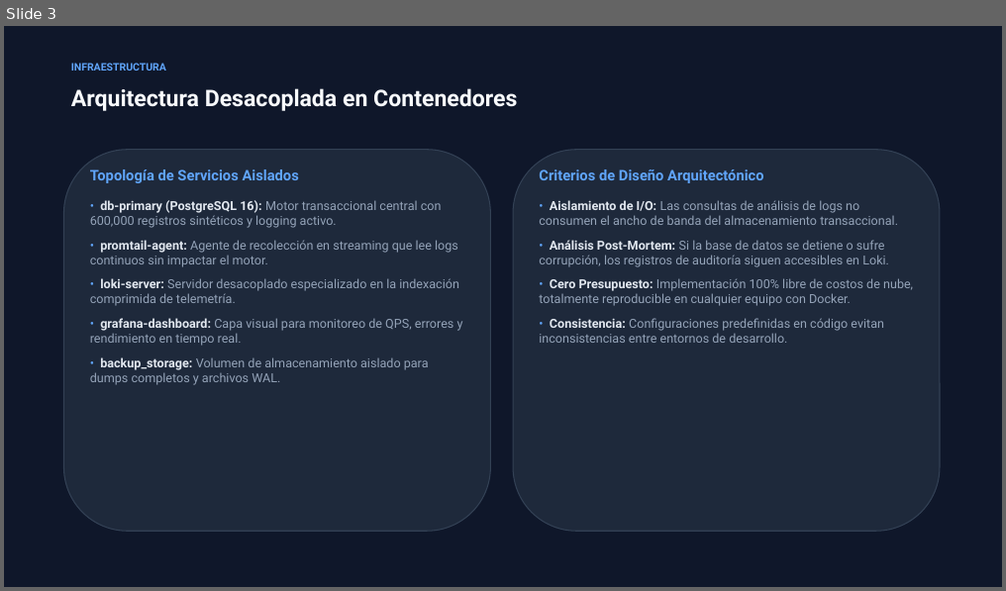
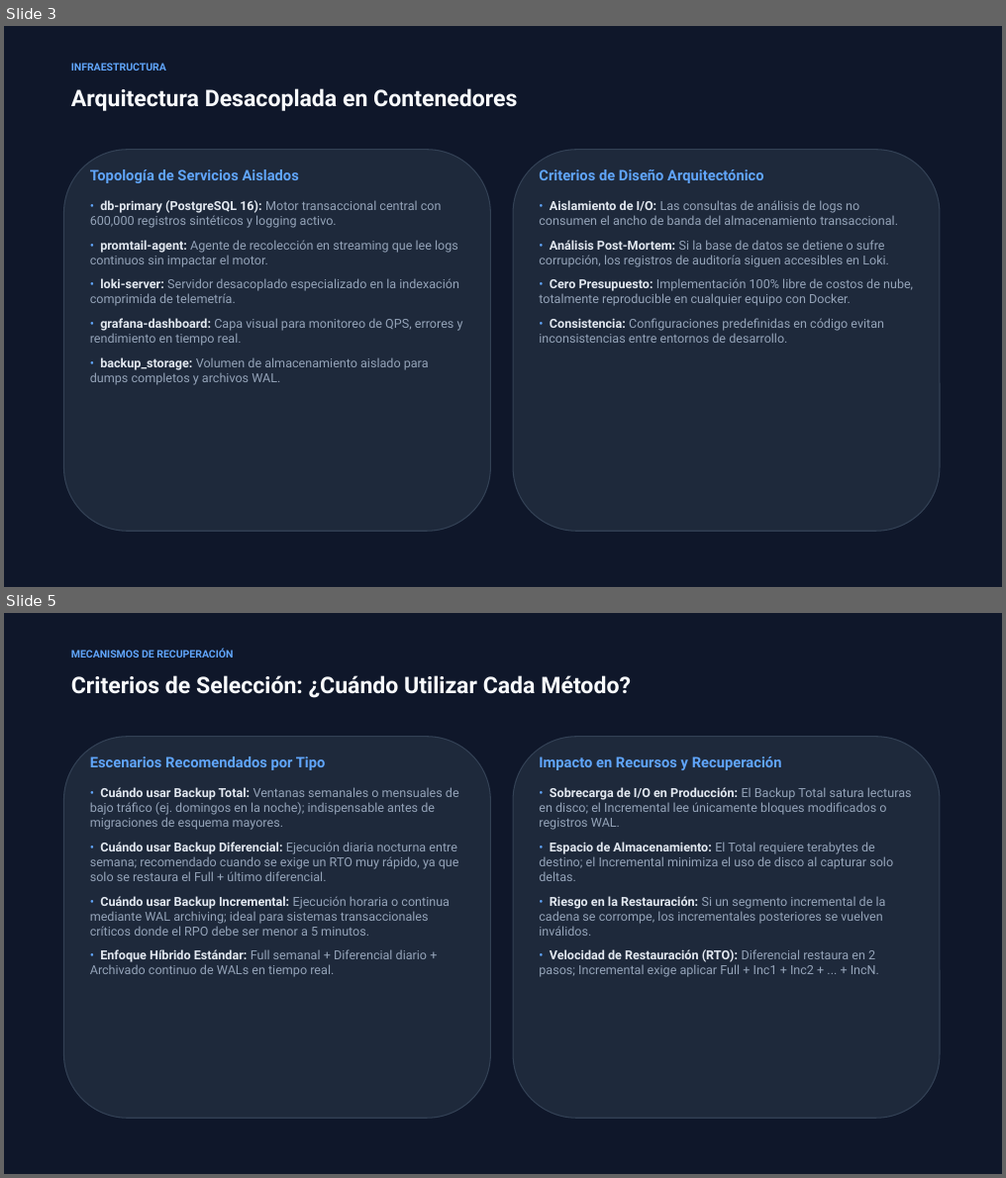
Before and after one commit to EmilyCayambe/Openmetadata, a slide deck: presentacion/Presentacion_Telemetria_Optimizacion.pptx. Shown one above the other, each under a label of ours: slide 3 before the commit, slides 3 and 5 after it; the slides between them are not shown. The pictures are 1006x591 and 1006x1178 pixels, drawn with LibreOffice and Linux fonts; fonts in the diff are those of the drawing. Boxes give left, top, right and bottom in pixels: in the first picture for what was removed or moved away, otherwise in the second. Text is boxed around its words. In the diff, an @@ line names an element or a change of style, - is before the commit and + after.

Commit message:
feat(slides): document archive_mode postmaster context, %p/%f syntax, and archiver process in backup slides

```diff
--- a/presentacion/Presentacion_Telemetria_Optimizacion.pptx
+++ b/presentacion/Presentacion_Telemetria_Optimizacion.pptx
@@ slide 5 added at [4, 613, 1002, 1174], background #FFFFFF @@
@@ rectangle added at [4, 613, 1002, 1174], fill #0F172A @@
@@ text added at [71, 649, 233, 658], 10 pt, text #60A5FA, bold @@
+MECANISMOS DE RECUPERACIÓN
@@ text added at [71, 675, 631, 698], 22 pt, text #F8FAFC, bold @@
+Criterios de Selección: ¿Cuándo Utilizar Cada Método?
@@ rounded rectangle added at [63, 737, 491, 1118], fill #1E293B, outline #334155 1 pt @@
@@ text added at [90, 757, 326, 770], 14 pt, text #60A5FA, bold @@
+Escenarios Recomendados por Tipo
@@ rounded rectangle added at [513, 737, 940, 1118], fill #1E293B, outline #334155 1 pt @@
@@ text added at [539, 757, 782, 770], 14 pt, text #60A5FA, bold @@
+Impacto en Recursos y Recuperación
@@ text added at [90, 787, 459, 977], 12 pt, text #94A3B8 @@
+• Cuándo usar Backup Total: Ventanas semanales o mensuales de bajo tráfico (ej. domingos en la noche); indispensable antes de migraciones de esquema mayores.
+• Cuándo usar Backup Diferencial: Ejecución diaria nocturna entre semana; recomendado cuando se exige un RTO muy rápido, ya que solo se restaura el Full + último diferencial.
+• Cuándo usar Backup Incremental: Ejecución horaria o continua mediante WAL archiving; ideal para sistemas transaccionales críticos donde el RPO debe ser menor a 5 minutos.
+• Enfoque Híbrido Estándar: Full semanal + Diferencial diario + Archivado continuo de WALs en tiempo real.
@@ text added at [539, 787, 912, 977], 12 pt, text #94A3B8 @@
+• Sobrecarga de I/O en Producción: El Backup Total satura lecturas en disco; el Incremental lee únicamente bloques modificados o registros WAL.
+• Espacio de Almacenamiento: El Total requiere terabytes de destino; el Incremental minimiza el uso de disco al capturar solo deltas.
+• Riesgo en la Restauración: Si un segmento incremental de la cadena se corrompe, los incrementales posteriores se vuelven inválidos.
+• Velocidad de Restauración (RTO): Diferencial restaura en 2 pasos; Incremental exige aplicar Full + Inc1 + Inc2 + ... + IncN.
```
Also in this commit, not shown: 2 slides changed, 2 other slides added, 1 other file.
